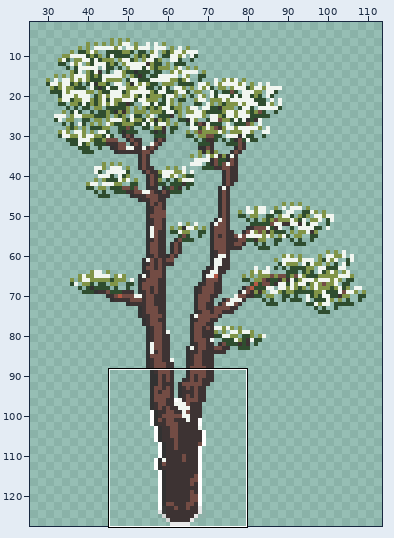
One commit to this pixel-art file: Assets/Sprites/Ground/Tree/Scots Pine/Scots_Pine.aseprite. The first picture is a wide view before the edit; the outline marks the close-up.
Close-up. First the earlier version:
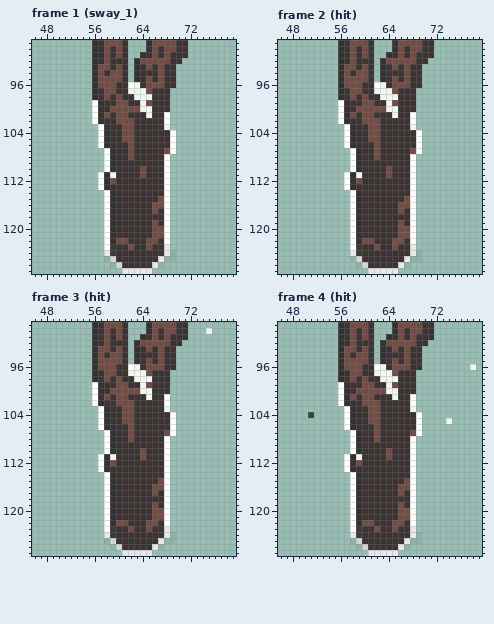
128x128 pixels, 8 frames. Colours within 5 levels of each other are drawn and written as one. Shown: frame 1 (sway_1): x 46..79, y 89..127; frame 2 (hit): x 46..79, y 89..127; frame 3 (hit): x 46..79, y 89..127; frame 4 (hit): x 46..79, y 89..127. The wide view leaves out empty margins. The commit also changed other frames or places, which this record leaves out.
Now the later version:
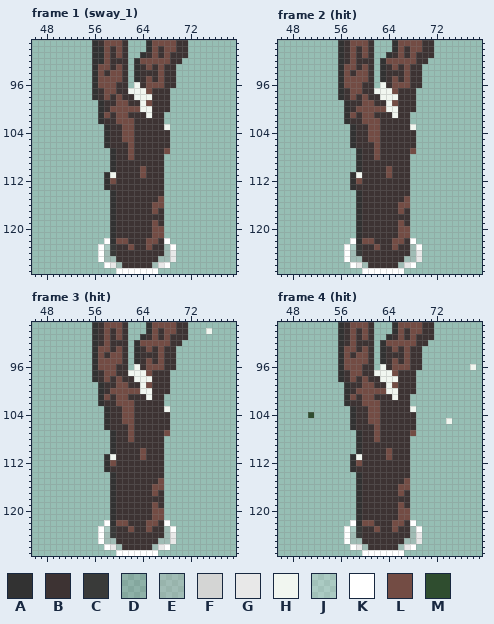
Palette (. is transparent): A #323232  B #3d3333  C #393a39  D #63666326  E #b6b8b651  F #d4d5d4  G #e8e8e8  H #f1f6f0  J #ffffff33  K #ffffff  L #734c44  M #2f4d2f
Change:
Frame 1 (sway_1), layer "Highlight":
The edit turns colour D into colour E in row 125 at x 58 and 68.
The edit turns colour F into colour E in row 125 at x 59; in row 126 at x 60.
The edit turns colour G into colour E in row 123 at x 68; in row 124 at x 58 and 68; in row 125 at x 67; in row 126 at x 66.
The edit turns colour D into colour G in rows 124 to 125 at x 69; in row 126 at x 59 and 67.
The edit turns colour K into colour J in row 123 at x 58.
There is now colour K in row 123 at x 57 and 69; in rows 124 to 125 at x 57; in row 126 at x 58 and 68; in row 127 at x 60 and 66.
The edit turns colour G into colour K in row 127 at x 61 to 65.
Colour K is gone in row 96 at x 62; in rows 99 to 100 at x 56; in rows 101 to 102 at x 56 and 68; in row 103 at x 57; in rows 104 to 106 at x 57 and 69; in row 107 at x 58 and 69.
Colour K is gone in rows 108 to 110 at x 58 and 68; in rows 111 to 113 at x 57 and 68; in rows 114 to 121 at x 58 and 68.
Frame 2 (hit), layer "Highlight": the same change as frame 1 (sway_1)
Frame 3 (hit), layer "Highlight": the same change as frame 1 (sway_1)
Frame 4 (hit), layer "Highlight": the same change as frame 1 (sway_1)
Where, in picture pixels (left, top, right, bottom), the same in both close-ups:
erased: (128, 82, 134, 88)
changed: (92, 100, 176, 274)
erased: (374, 82, 380, 88)
changed: (338, 100, 422, 274)
erased: (128, 364, 134, 370)
changed: (92, 382, 176, 556)
erased: (374, 364, 380, 370)
changed: (338, 382, 422, 556)
